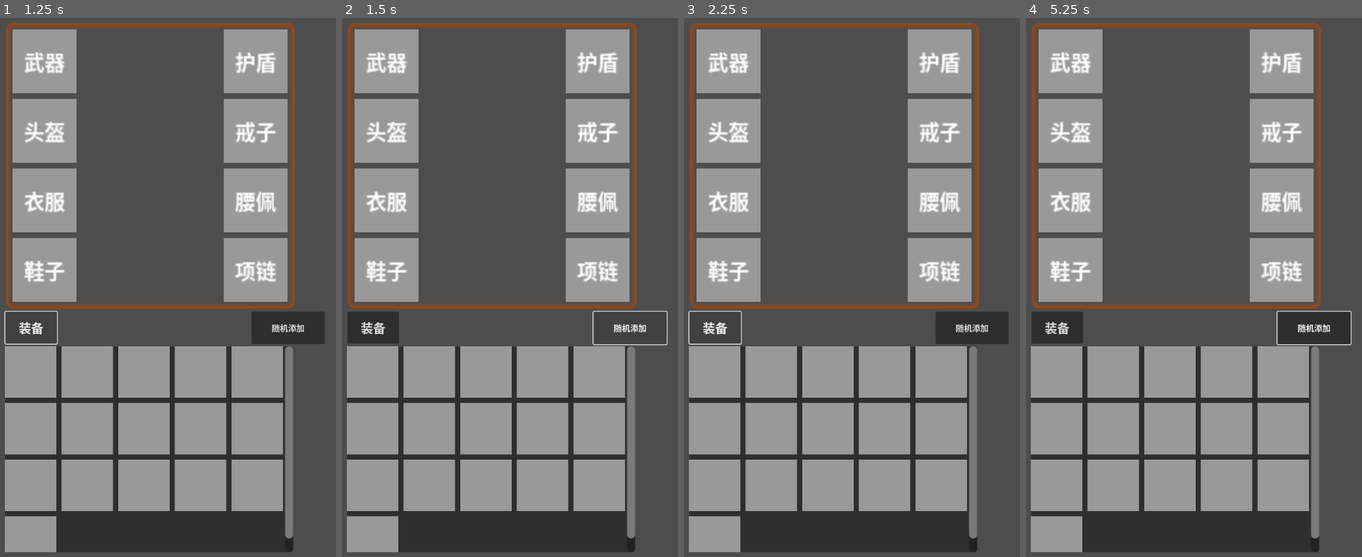
Above: before the commit, frames 1-4 (left to right).
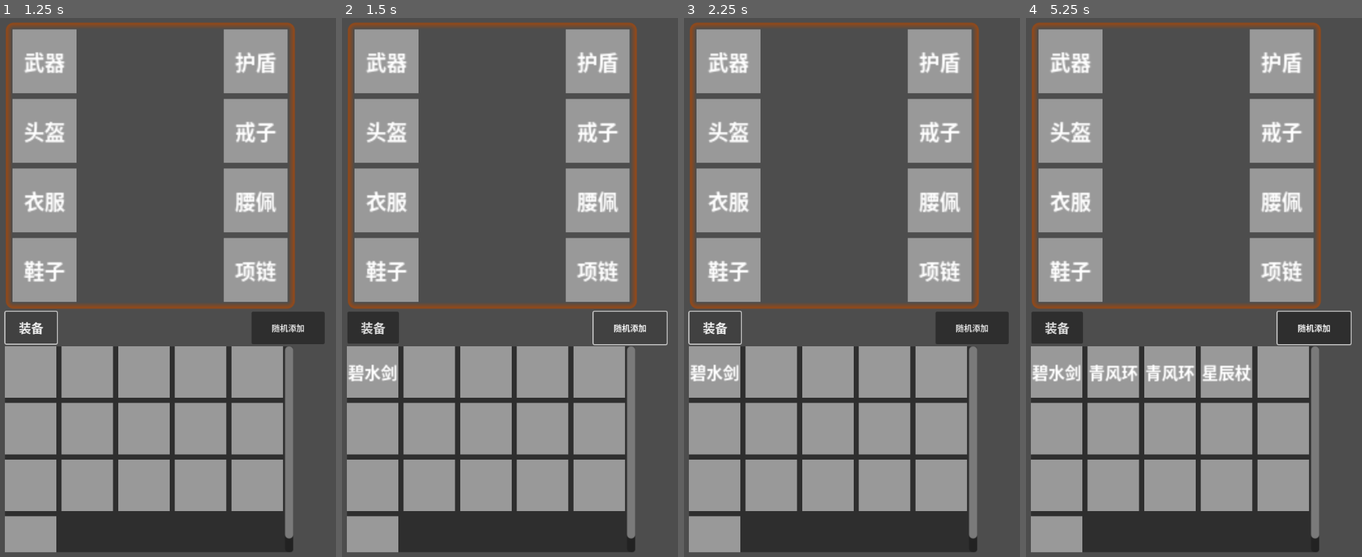
Above: after the commit, the same moments.

Repository: seven-it-work/godot-compoent
Game: Godot game, scene res://components/装备组件/demo/装备信息/测试装备.tscn
The game is run twice, just before and just after one commit, with the same random seed, the same clock (stepped at 60 frames per second) and the same inputs.
Inputs (mouse positions are in pixels of both pictures, inside the frame that each line leads up to):
- Up to frame 1 (1.25 s): click "装备" at 0.5 s
- Up to frame 2 (1.5 s): click "随机添加" at 1.25 s
- Up to frame 3 (2.25 s): click "装备" at 2 s
- Up to frame 4 (5.25 s): click "随机添加" at 2.75 s; click "装备" at 3.5 s; click "随机添加" at 4.25 s; tap Enter at 5 s; move the mouse to (1257, 260) at 5.02 s; click (1257, 260) at 5.17 s

Frame 1 is identical in both runs. In frame 2, 0.3% of the frame differs, in the area x 1-17%, y 64-68%; in frame 3, 0.3%; in frame 4, 1.1%, in the area x 1-67%, y 64-68%.

Commit message:
feat(装备组件): 添加背包UI引用和物品添加功能
- 在主组件中添加背包UI常量和节点引用
- 在demo场景中实现随机武器添加到背包的功能

Diff:
--- a/godot-compoent/components/装备组件/demo/装备信息/测试装备.gd
+++ b/godot-compoent/components/装备组件/demo/装备信息/测试装备.gd
@@ -1,8 +1,11 @@
 extends Control
 const BaseItem=preload("res://entity/BaseItem.gd")
+const 装备UI=preload("uid://bogy42c77a0gw")
+const 背包UI= preload("uid://bo5yq44dywrje")
 
 
 func _on_随机添加_pressed() -> void:
 	var wepon=BaseItem.WeaponItem.random_weapon()
-	print(wepon)
+	var backpck=($"装备".背包 as 背包UI).get_backpck()
+	backpck.addItem(wepon)
 	pass # Replace with function body.
--- a/godot-compoent/components/装备组件/装备.gd
+++ b/godot-compoent/components/装备组件/装备.gd
@@ -1 +1,5 @@
 extends Control
+
+const 背包UI= preload("uid://bo5yq44dywrje")
+
+@onready var 背包:背包UI=$"背包"
